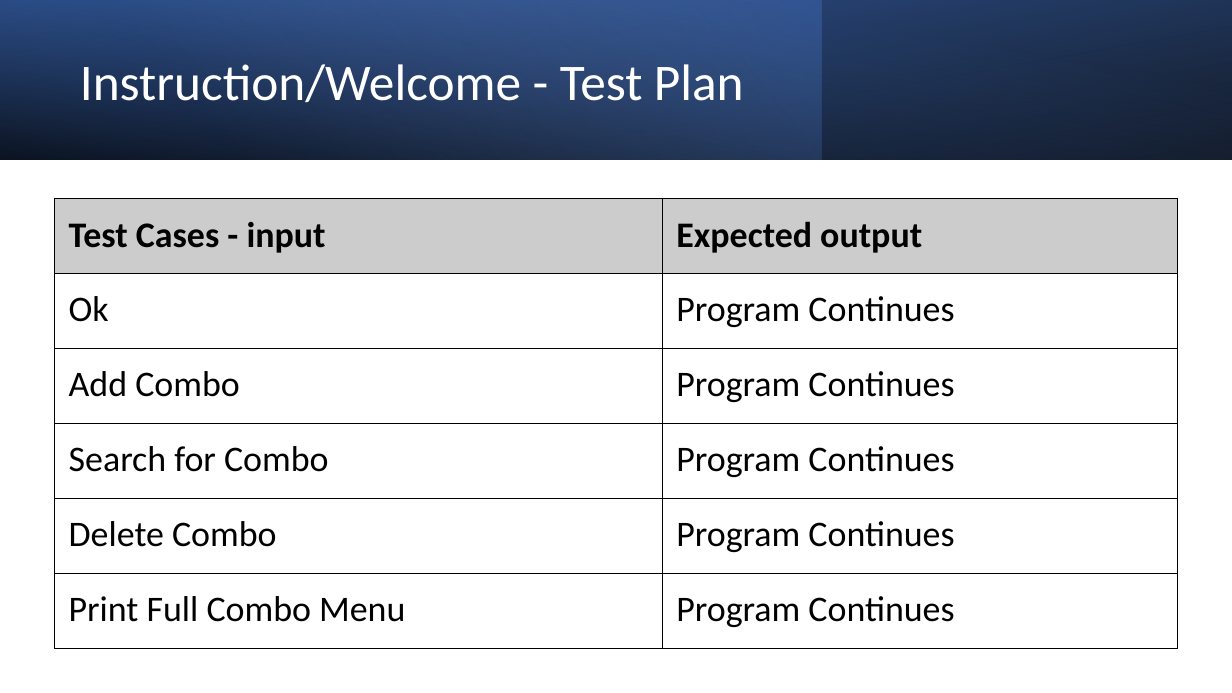
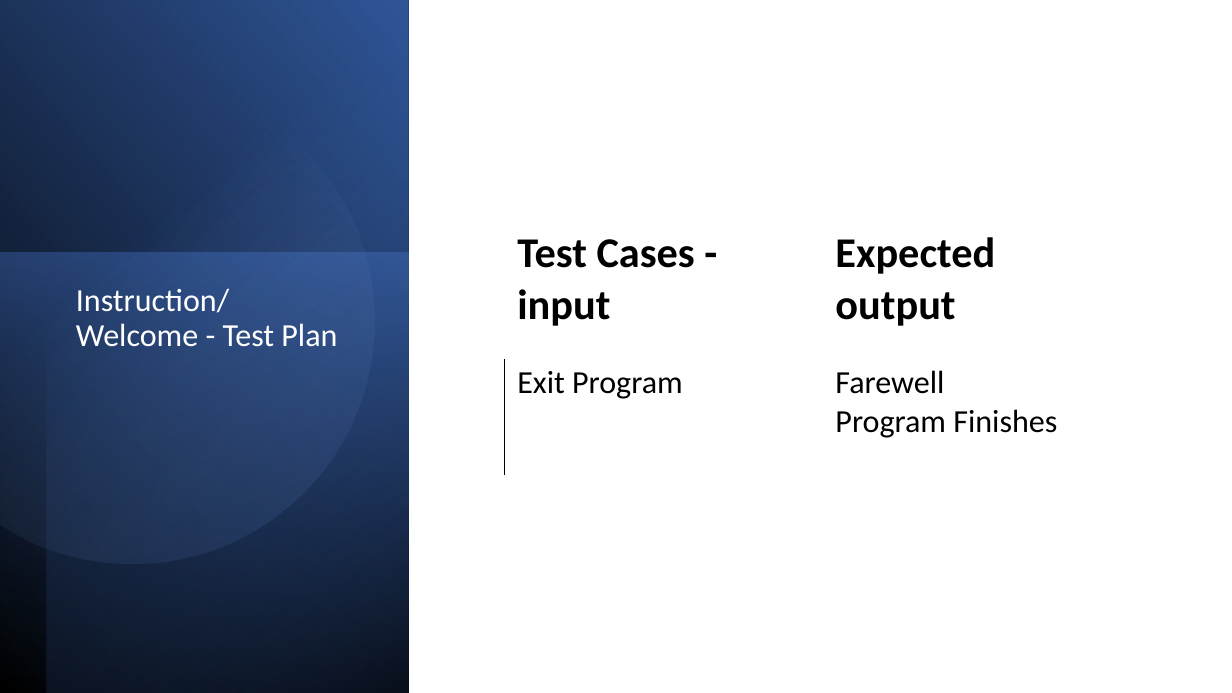
Before and after one commit to PIETERSEelmeEP/Assessment, a slide deck: slide 26 of 2.7 and 2.8 Documentation Template 1.pptx. Drawn at 1232x693 pixels with LibreOffice and Linux fonts; fonts in the diff are those of the drawing. Boxes give left, top, right and bottom in pixels: in the first picture for what was removed or moved away, otherwise in the second. Text is boxed around its words. In the diff, an @@ line names an element or a change of style, - is before the commit and + after.

```diff
--- a/2.7 and 2.8 Documentation Template 1.pptx
+++ b/2.7 and 2.8 Documentation Template 1.pptx
@@ rectangle removed at box(0, 0, 1232, 159) @@
@@ rectangle removed at box(0, 0, 822, 159) @@
@@ rectangle removed at box(0, 0, 1232, 159) @@
@@ rectangle added at box(0, 0, 409, 693), fill gradient #000000 to #2F5597 @@
@@ rectangle added at box(46, 0, 409, 693), fill gradient #000000 to #4472C4 @@
@@ freeform shape added at box(0, 48, 419, 607), fill gradient #8FAADC to #2F5597 @@
@@ table at box(504, 217, 1136, 475) @@
-row 2: Ok | Program Continues
-row 3: Add Combo | Program Continues
-row 4: Search for Combo | Program Continues
-row 5: Delete Combo | Program Continues
-row 6: Print Full Combo Menu | Program Continues
+row 2: Exit Program | Farewell / Program Finishes
@@ table: place and size @@
-table at box(55, 199, 1177, 649)
+table at box(504, 217, 1136, 475)
@@ rectangle added at box(0, 253, 409, 693), fill gradient #4472C4 to #203864 @@
@@ title "Instruction/Welcome - Test Plan": place and size @@
-title "Instruction/Welcome - Test Plan" at box(80, 64, 744, 102)
+title "Instruction/Welcome - Test Plan" at box(76, 288, 337, 347)
@@ title "Instruction/Welcome - Test Plan" at box(76, 288, 337, 347): size 40 to 25 pt; vertical alignment middle to top @@
```
Also in this commit, not shown: 7 other slides changed, 3 slides added, 7 slides removed.
